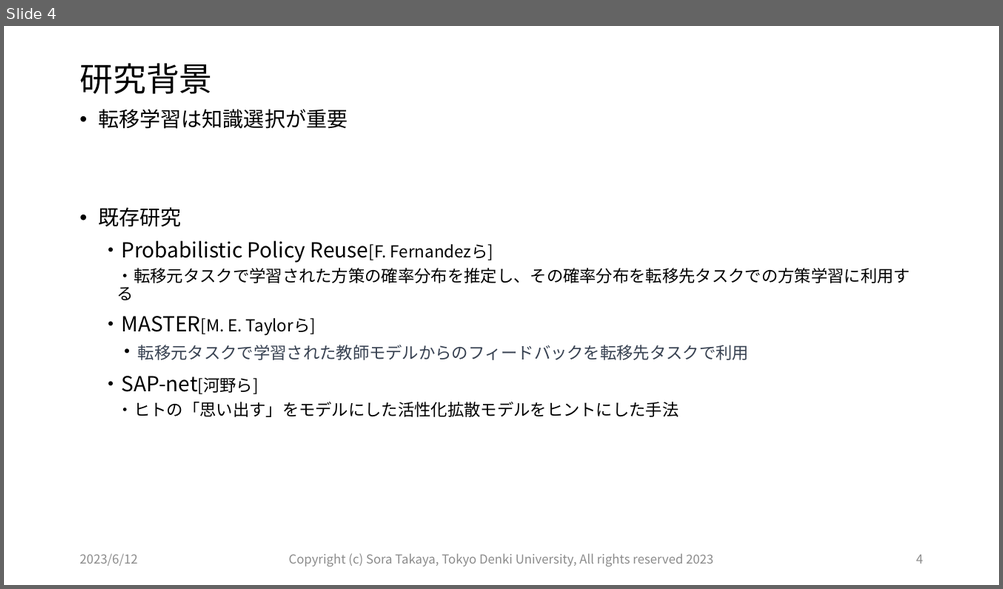
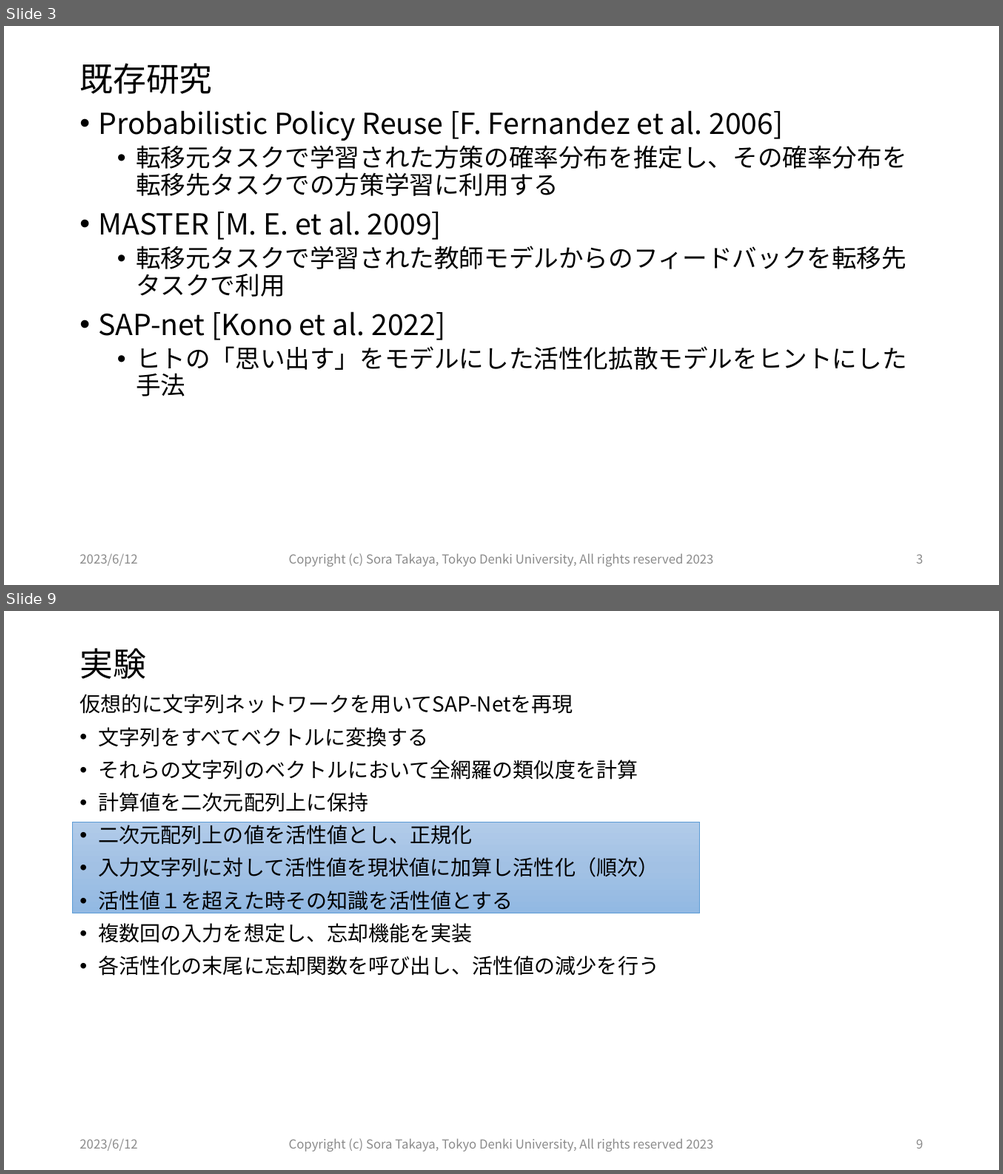
Before and after one commit to Tsora1216/Intelligent_Information_System_Lab, a slide deck: 990_【火】研究会/20230613_01_高矢_研究会/20230613_高矢_研究会.pptx. Shown one above the other, each under a label of ours: slide 4 before the commit, slides 3 and 9 after it; the slides between them are not shown. The pictures are 1003x589 and 1003x1174 pixels, drawn with LibreOffice and Linux fonts; fonts in the diff are those of the drawing. Boxes give left, top, right and bottom in pixels: in the first picture for what was removed or moved away, otherwise in the second. Text is boxed around its words. In the diff, an @@ line names an element or a change of style, - is before the commit and + after.

```diff
--- a/990_【火】研究会/20230613_01_高矢_研究会/20230613_高矢_研究会.pptx
+++ b/990_【火】研究会/20230613_01_高矢_研究会/20230613_高矢_研究会.pptx
@@ slide 9 added at <box>4,611,999,1170</box>, background #FFFFFF @@
@@ title added at <box>79,648,146,679</box>, 32 pt, text #000000 @@
+実験
@@ text added at <box>79,694,659,976</box>, 20 pt, text #000000 @@
+仮想的に文字列ネットワークを用いてSAP-Netを再現
+• 文字列をすべてベクトルに変換する
+• それらの文字列のベクトルにおいて全網羅の類似度を計算
+• 計算値を二次元配列上に保持
+• 二次元配列上の値を活性値とし、正規化
+• 入力文字列に対して活性値を現状値に加算し活性化（順次）
+• 活性値１を超えた時その知識を活性値とする
+• 複数回の入力を想定し、忘却機能を実装
+• 各活性化の末尾に忘却関数を呼び出し、活性値の減少を行う
@@ rectangle added at <box>73,822,700,913</box>, fill gradient #B1CBE9 to #A3C1E5 to #93B9E4, outline #5B9BD5 0.5 pt @@
@@ text added at <box>79,1139,137,1151</box>, 12 pt, text #8C8C8C @@
+2023/6/12
@@ text added at <box>289,1139,713,1152</box>, 12 pt, text #8C8C8C @@
+Copyright (c) Sora Takaya, Tokyo Denki University, All rights reserved 2023
@@ page number added at <box>916,1139,922,1149</box>, 12 pt, text #8C8C8C @@
+9
@@ what was slide 4 is now slide 3 @@
@@ slide 3 changed as well @@
@@ title at <box>79,63,212,94</box>: text changed @@
-研究背景
+既存研究
@@ text at <box>99,110,907,397</box>: text changed; size 16 to 24 pt @@
-• 転移学習は知識選択が重要
-• 既存研究
-・Probabilistic Policy Reuse[F. Fernandezら]
-  ・転移元タスクで学習された方策の確率分布を推定し、その確率分布を転移先タスクでの方策学習に利用する
-・MASTER[M. E. Taylorら]
-  ・転移元タスクで学習された教師モデルからのフィードバックを転移先タスクで利用
-・SAP-net[河野ら]
-  ・ヒトの「思い出す」をモデルにした活性化拡散モデルをヒントにした手法
+• Probabilistic Policy Reuse [F. Fernandez et al. 2006]
+  • 転移元タスクで学習された方策の確率分布を推定し、その確率分布を転移先タスクでの方策学習に利用する
+• MASTER [M. E. et al. 2009]
+  • 転移元タスクで学習された教師モデルからのフィードバックを転移先タスクで利用
+• SAP-net [Kono et al. 2022]
+  • ヒトの「思い出す」をモデルにした活性化拡散モデルをヒントにした手法
@@ page number at <box>916,554,922,564</box>: text changed @@
-4
+3
```
Also in this commit, not shown: 9 other slides changed, 1 other slide added, 1 slide removed, 17 other files.
